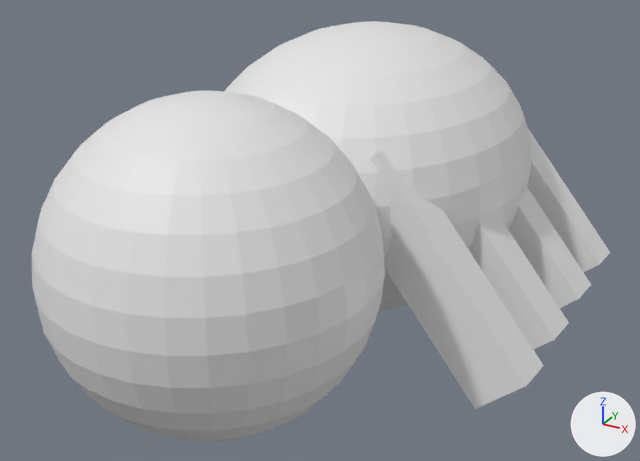
Renders of the OBJ model project/resources/player/player.obj from each side of a commit.
Both versions are drawn from a 50 mm camera at (1.39, -2.9, 1.13) aimed at (0.07, -0.49, -0.08). The axes (+X, +Y, +Z) are drawn at lower right. The lights are the same throughout. The first picture is the older version. Materials are left out; every surface is plain grey. Where no turn or scale is listed for an object, it has been applied to the vertices.

Objects in the first picture: '球'.
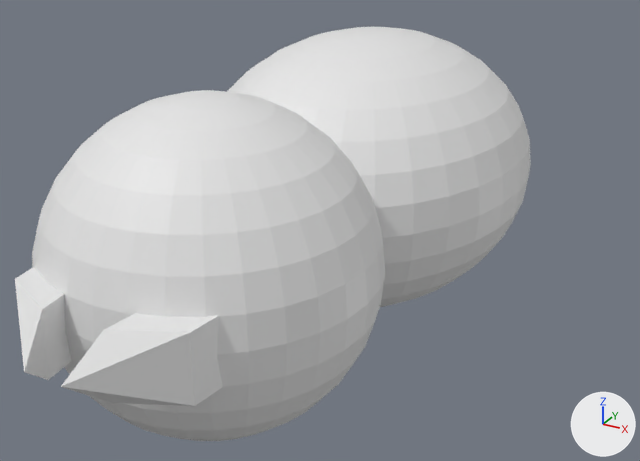
What differs and where, as boxes (x1, y1, x2, y2) in the pictures (640 x 461 px; the box of a moved part takes in the faces that stretch with it):
'球', reshaped (11% narrower)
    before: (31, 21, 610, 442)
    after: (15, 27, 531, 441)
part 1 of me_球, deleted
    before: (369, 127, 610, 409)
part 2 of me_球, moved or reshaped
    before: (224, 21, 531, 311)
    after: (227, 27, 530, 307)
part 3 of me_球, built on
    before: (38, 108, 274, 442)
    after: (15, 108, 281, 441)

Diff of the bpy script that builds the scene:
```diff
--- a/project/resources/player/player.obj.py
+++ b/project/resources/player/player.obj.py
@@ me_球 @@
 # used by ob_球; location = (0.0, 0.0, 0.0)
-me_球.from_pydata(...)  # 1028 vertices, 2016 faces; spans x -0.79..0.86, y -1.51..0.75, z -0.52..0.52
+me_球.from_pydata(...)  # 982 vertices, 1948 faces; spans x -0.6..0.6, y -1.69..0.75, z -0.5..0.5
+# me_球 part 1: 8 loose pieces with 64 vertices, spanning x -0.79..0.86, y -0.64..0.53, z -0.52..0.27, are deleted
+# me_球 part 2: 386 vertices moved from x -0.56..0.56, y -0.69..0.69, z -0.52..0.52 to x -0.55..0.55, y -0.69..0.69, z -0.5..0.5
+# me_球 part 3: 16 vertices removed from x -0.29..0.29, y -1.4..-1.09, z -0.46..0.46; 34 vertices added at x -0.29..0.3, y -1.69..-1.08, z -0.46..0.46
```
